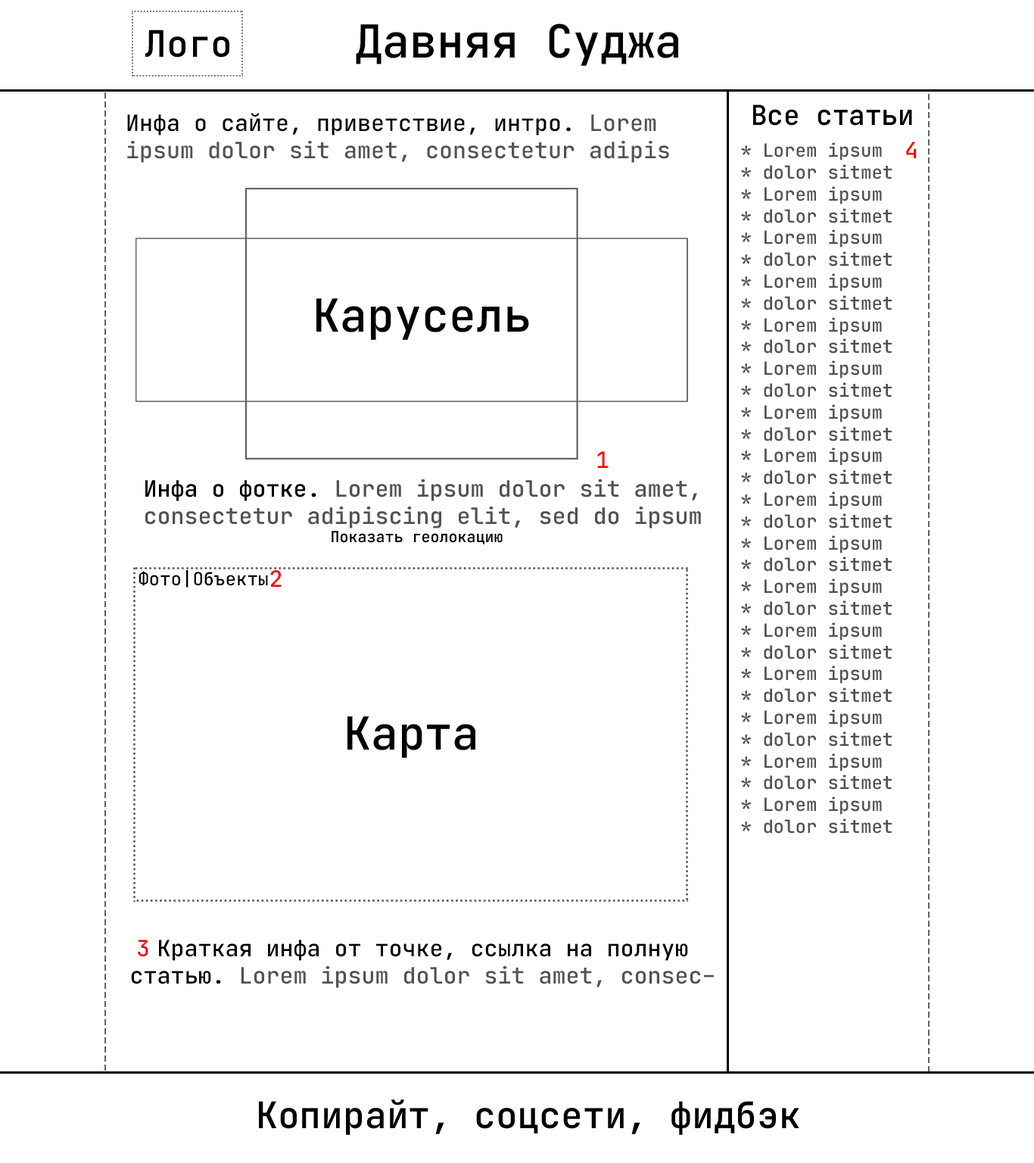
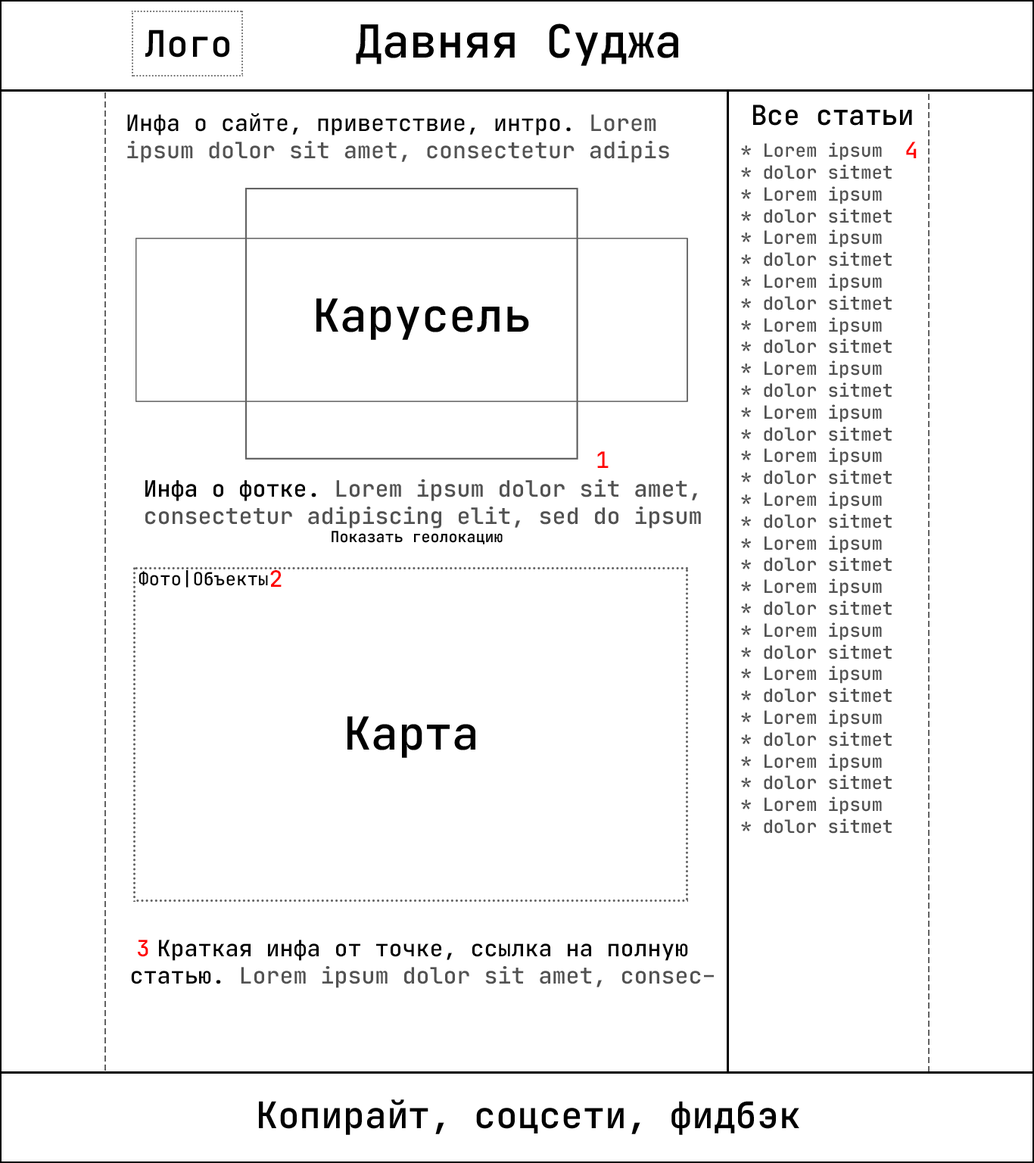
Two versions of the same layered image (1034 x 1163). Layer-by-layer changes:
added layer "Обводка" above "Сетка" over (0, 0, 1034, 1163)
